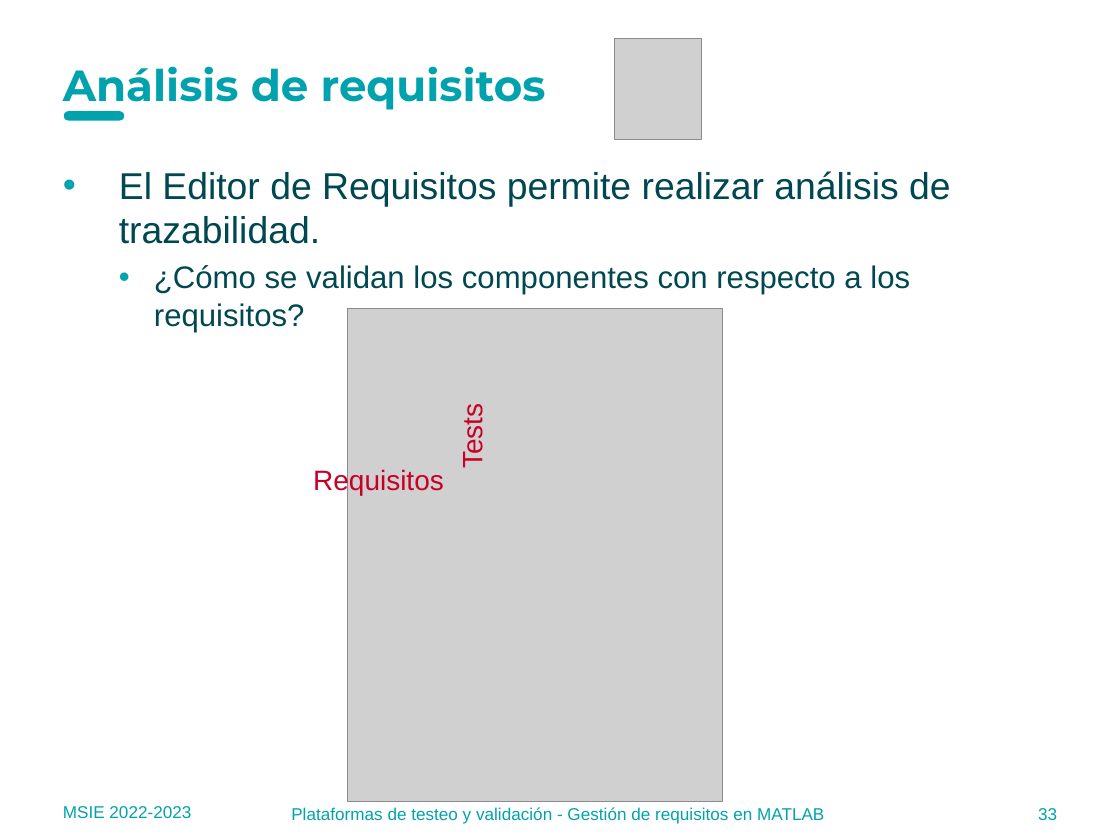
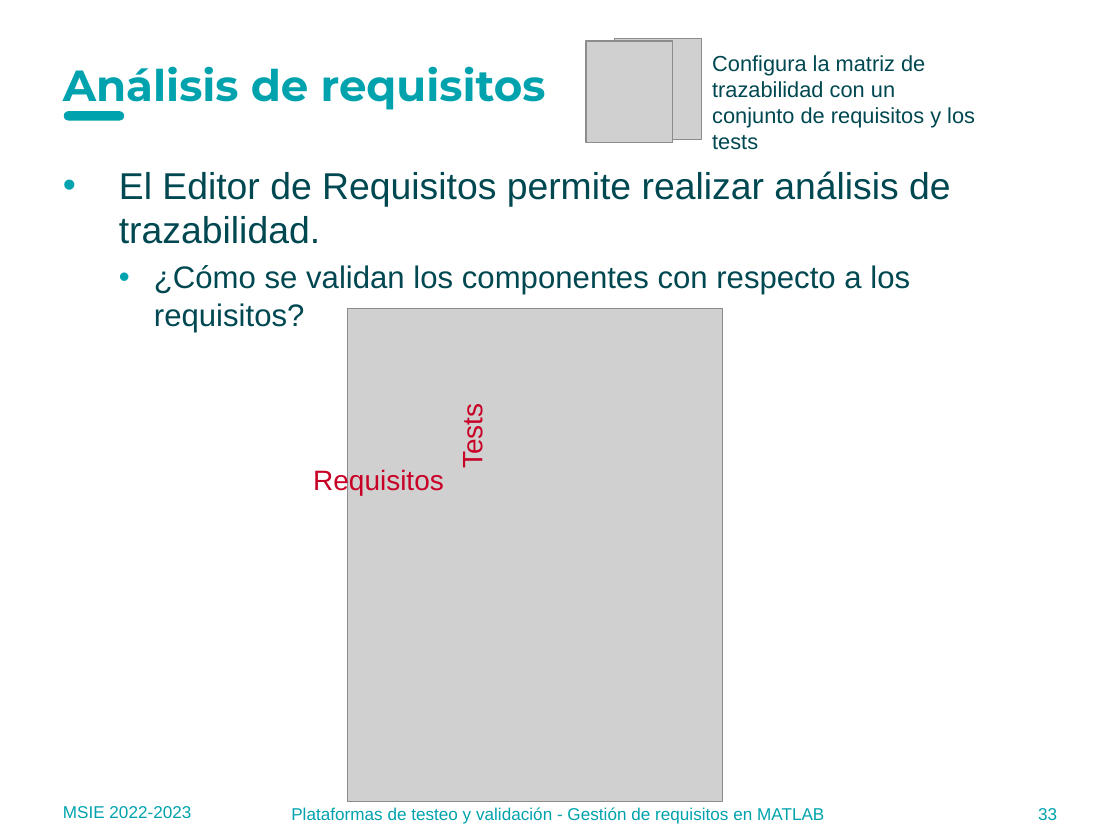
Before and after one commit to MU-MATHWORKS/MODEL-BASED-LIFE-CYCLE-WITH-MATLAB-SIMULINK, a slide deck: slide 33 of 2_PHASE3_Requirements/docs/2.2 Requirements management in MATLAB_ES.pptx. Drawn at 1120x840 pixels with LibreOffice and Linux fonts; fonts in the diff are those of the drawing; grey boxes stand for pictures; background and template pictures are left out. Boxes give left, top, right and bottom in pixels: in the first picture for what was removed or moved away, otherwise in the second. Text is boxed around its words. In the diff, an @@ line names an element or a change of style, - is before the commit and + after.

```diff
--- a/2_PHASE3_Requirements/docs/2.2 Requirements management in MATLAB_ES.pptx
+++ b/2_PHASE3_Requirements/docs/2.2 Requirements management in MATLAB_ES.pptx
@@ picture added at [586, 41, 672, 143] @@
@@ text added at [712, 55, 975, 128], 14 pt, text #004851 @@
+Configura la matriz de trazabilidad con un conjunto de requisitos y los tests
```
Also in this commit, not shown: 8 other slides changed, 24 other files.
